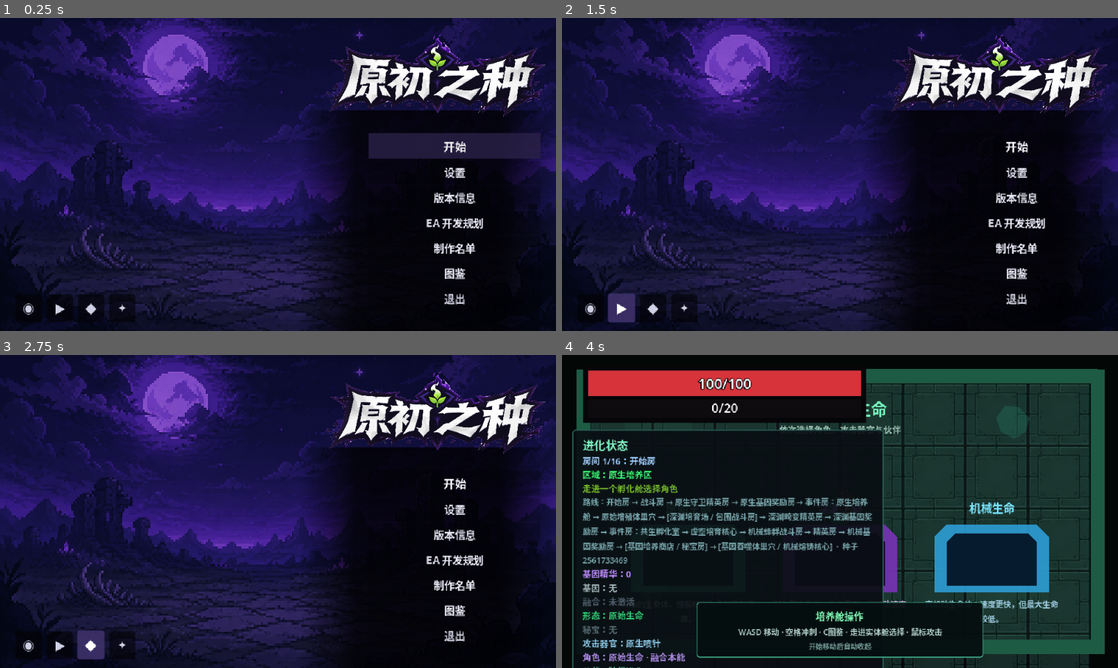
Above: before the commit, frames 1-4 (two rows, left to right).
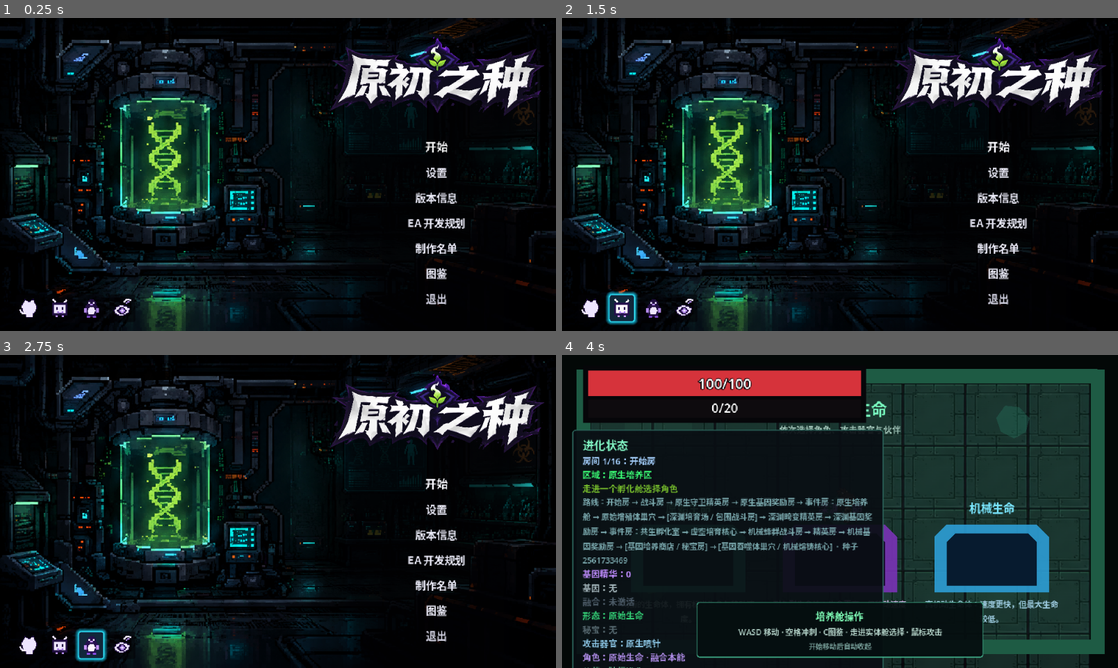
Above: after the commit, the same moments.

Repository: LIJUNCAN1/-Roguelike
Game: Godot game, scene res://scenes/ui/title_screen.tscn
The game is run twice, just before and just after one commit, with the same random seed, the same clock (stepped at 60 frames per second) and the same inputs.
Inputs (mouse positions are in pixels of both pictures, inside the frame that each line leads up to):
- Up to frame 1 (0.25 s): no input
- Up to frame 2 (1.5 s): click (589, 309) at 0.5 s, where only the run before the commit has a clickable "◉"; click (623, 309) at 1.25 s, where only the run before the commit has a clickable "▶"
- Up to frame 3 (2.75 s): click (88, 646) at 2 s, where only the run before the commit has a clickable "◆"
- Up to frame 4 (4 s): click (684, 646) at 2.75 s, where only the run before the commit has a clickable "✦"; click "开始" at 3.5 s

The runs differ from the first frame. In frame 1, 66% of the frame differs, in the area x 0-100%, y 0-100%; in frame 2, 64%; in frame 3, 64%; in frame 4, nothing differs.

Commit message:
feat: refine title screen social links

Diff:
--- /dev/null
+++ b/scenes/ui/social_link_button.tscn
@@ -0,0 +1,34 @@
+[gd_scene load_steps=4 format=3]
+
+[ext_resource type="Script" path="res://scripts/ui/social_link_button.gd" id="1_script"]
+
+[sub_resource type="StyleBoxFlat" id="StyleBoxFlat_normal"]
+bg_color = Color(0.01, 0.008, 0.02, 0.62)
+corner_radius_top_left = 3
+corner_radius_top_right = 3
+corner_radius_bottom_right = 3
+corner_radius_bottom_left = 3
+
+[sub_resource type="StyleBoxFlat" id="StyleBoxFlat_hover"]
+bg_color = Color(0.06, 0.08, 0.13, 0.88)
+border_width_left = 1
+border_width_top = 1
+border_width_right = 1
+border_width_bottom = 1
+border_color = Color(0.2, 0.9, 1, 0.95)
+corner_radius_top_left = 3
+corner_radius_top_right = 3
+corner_radius_bottom_right = 3
+corner_radius_bottom_left = 3
+shadow_color = Color(0.08, 0.78, 1, 0.75)
+shadow_size = 4
+
+[node name="SocialLinkButton" type="Button" groups=["social_icon_buttons"]]
+custom_minimum_size = Vector2(30, 30)
+theme_override_styles/normal = SubResource("StyleBoxFlat_normal")
+theme_override_styles/hover = SubResource("StyleBoxFlat_hover")
+theme_override_styles/pressed = SubResource("StyleBoxFlat_hover")
+theme_override_styles/focus = SubResource("StyleBoxFlat_hover")
+icon_alignment = 1
+vertical_icon_alignment = 1
+script = ExtResource("1_script")
--- a/scenes/ui/title_screen.tscn
+++ b/scenes/ui/title_screen.tscn
@@ -6,6 +6,11 @@
 [ext_resource type="Resource" path="res://data/rewards/prototype_gene_pool.tres" id="4_gene_pool"]
 [ext_resource type="Texture2D" uid="uid://bor2lchmr4nqv" path="res://assets/ui/title_logo.png" id="5_title_logo"]
 [ext_resource type="Texture2D" path="res://assets/ui/title_background.png" id="6_title_background"]
+[ext_resource type="Texture2D" path="res://assets/ui/social_github.png" id="7_social_github"]
+[ext_resource type="Texture2D" path="res://assets/ui/social_bilibili.png" id="8_social_bilibili"]
+[ext_resource type="Texture2D" path="res://assets/ui/social_qq.png" id="9_social_qq"]
+[ext_resource type="Texture2D" path="res://assets/ui/social_weibo.png" id="10_social_weibo"]
+[ext_resource type="PackedScene" path="res://scenes/ui/social_link_button.tscn" id="11_social_button"]
 
 [sub_resource type="SystemFont" id="SystemFont_bold"]
 font_names = PackedStringArray("Microsoft YaHei UI", "Noto Sans CJK SC", "Arial")
@@ -37,6 +42,10 @@
 
 [sub_resource type="StyleBoxFlat" id="StyleBoxFlat_button_hover"]
 bg_color = Color(0.18, 0.14, 0.3, 0.74)
+content_margin_left = 12.0
+content_margin_right = 12.0
+
+[sub_resource type="StyleBoxEmpty" id="StyleBoxEmpty_main_button"]
 content_margin_left = 12.0
 content_margin_right = 12.0
 
@@ -54,20 +63,6 @@
 shadow_color = Color(0, 0, 0, 0.65)
 shadow_size = 12
 
-[sub_resource type="StyleBoxFlat" id="StyleBoxFlat_social"]
-bg_color = Color(0.01, 0.008, 0.02, 0.62)
-corner_radius_top_left = 3
-corner_radius_top_right = 3
-corner_radius_bottom_right = 3
-corner_radius_bottom_left = 3
-
-[sub_resource type="StyleBoxFlat" id="StyleBoxFlat_social_hover"]
-bg_color = Color(0.22, 0.18, 0.36, 0.88)
-corner_radius_top_left = 3
-corner_radius_top_right = 3
-corner_radius_bottom_right = 3
-corner_radius_bottom_left = 3
-
 [node name="TitleScreen" type="Node2D" unique_id=1701984781]
 script = ExtResource("1_script")
 
@@ -133,7 +128,7 @@
 
 [node name="MenuBackdrop" type="TextureRect" parent="Interface"]
 offset_left = 344.0
-offset_top = 106.0
+offset_top = 56.0
 offset_right = 640.0
 offset_bottom = 360.0
 mouse_filter = 2
@@ -173,9 +168,9 @@
 horizontal_alignment = 1
 
 [node name="Menu" type="PanelContainer" parent="Interface" unique_id=1233610578]
-offset_left = 424.0
+offset_left = 403.0
 offset_top = 124.0
-offset_right = 622.0
+offset_right = 601.0
 offset_bottom = 344.0
 theme_override_styles/panel = SubResource("StyleBoxFlat_menu")
 
@@ -191,10 +186,10 @@
 theme_override_colors/font_hover_color = Color(1, 1, 1, 1)
 theme_override_fonts/font = SubResource("SystemFont_bold")
 theme_override_font_sizes/font_size = 13
-theme_override_styles/normal = SubResource("StyleBoxFlat_button")
-theme_override_styles/pressed = SubResource("StyleBoxFlat_button_pressed")
-theme_override_styles/hover = SubResource("StyleBoxFlat_button_hover")
-theme_override_styles/focus = SubResource("StyleBoxFlat_button_hover")
+theme_override_styles/normal = SubResource("StyleBoxEmpty_main_button")
+theme_override_styles/pressed = SubResource("StyleBoxEmpty_main_button")
+theme_override_styles/hover = SubResource("StyleBoxEmpty_main_button")
+theme_override_styles/focus = SubResource("StyleBoxEmpty_main_button")
 text = "开始"
 
 [node name="SettingsButton" type="Button" parent="Interface/Menu/Content" unique_id=1389030782]
@@ -203,10 +198,10 @@
 theme_override_colors/font_color = Color(0.92, 0.92, 0.97, 1)
 theme_override_fonts/font = SubResource("SystemFont_bold")
 theme_override_font_sizes/font_size = 12
-theme_override_styles/normal = SubResource("StyleBoxFlat_button")
-theme_override_styles/pressed = SubResource("StyleBoxFlat_button_pressed")
-theme_override_styles/hover = SubResource("StyleBoxFlat_button_hover")
-theme_override_styles/focus = SubResource("StyleBoxFlat_button_hover")
+theme_override_styles/normal = SubResource("StyleBoxEmpty_main_button")
+theme_override_styles/pressed = SubResource("StyleBoxEmpty_main_button")
+theme_override_styles/hover = SubResource("StyleBoxEmpty_main_button")
+theme_override_styles/focus = SubResource("StyleBoxEmpty_main_button")
 text = "设置"
 
 [node name="VersionButton" type="Button" parent="Interface/Menu/Content"]
@@ -215,10 +210,10 @@
 theme_override_colors/font_color = Color(0.92, 0.92, 0.97, 1)
 theme_override_fonts/font = SubResource("SystemFont_bold")
 theme_override_font_sizes/font_size = 12
-theme_override_styles/normal = SubResource("StyleBoxFlat_button")
-theme_override_styles/pressed = SubResource("StyleBoxFlat_button_pressed")
-theme_override_styles/hover = SubResource("StyleBoxFlat_button_hover")
-theme_override_styles/focus = SubResource("StyleBoxFlat_button_hover")
+theme_override_styles/normal = SubResource("StyleBoxEmpty_main_button")
+theme_override_styles/pressed = SubResource("StyleBoxEmpty_main_button")
+theme_override_styles/hover = SubResource("StyleBoxEmpty_main_button")
+theme_override_styles/focus = SubResource("StyleBoxEmpty_main_button")
 text = "版本信息"
 
 [node name="RoadmapButton" type="Button" parent="Interface/Menu/Content"]
@@ -227,10 +222,10 @@
 theme_override_colors/font_color = Color(0.92, 0.92, 0.97, 1)
 theme_override_fonts/font = SubResource("SystemFont_bold")
 theme_override_font_sizes/font_size = 12
-theme_override_styles/normal = SubResource("StyleBoxFlat_button")
-theme_override_styles/pressed = SubResource("StyleBoxFlat_button_pressed")
-theme_override_styles/hover = SubResource("StyleBoxFlat_button_hover")
-theme_override_styles/focus = SubResource("StyleBoxFlat_button_hover")
+theme_override_styles/normal = SubResource("StyleBoxEmpty_main_button")
+theme_override_styles/pressed = SubResource("StyleBoxEmpty_main_button")
+theme_override_styles/hover = SubResource("StyleBoxEmpty_main_button")
+theme_override_styles/focus = SubResource("StyleBoxEmpty_main_button")
 text = "EA 开发规划"
 
 [node name="CreditsButton" type="Button" parent="Interface/Menu/Content"]
@@ -239,10 +234,10 @@
 theme_override_colors/font_color = Color(0.92, 0.92, 0.97, 1)
 theme_override_fonts/font = SubResource("SystemFont_bold")
 theme_override_font_sizes/font_size = 12
-theme_override_styles/normal = SubResource("StyleBoxFlat_button")
-theme_override_styles/pressed = SubResource("StyleBoxFlat_button_pressed")
-theme_override_styles/hover = SubResource("StyleBoxFlat_button_hover")
-theme_override_styles/focus = SubResource("StyleBoxFlat_button_hover")
+theme_override_styles/normal = SubResource("StyleBoxEmpty_main_button")
+theme_override_styles/pressed = SubResource("StyleBoxEmpty_main_button")
+theme_override_styles/hover = SubResource("StyleBoxEmpty_main_button")
+theme_override_styles/focus = SubResource("StyleBoxEmpty_main_button")
 text = "制作名单"
 
 [node name="CodexButton" type="Button" parent="Interface/Menu/Content" unique_id=1717962536]
@@ -251,10 +246,10 @@
 theme_override_colors/font_color = Color(0.92, 0.92, 0.97, 1)
 theme_override_fonts/font = SubResource("SystemFont_bold")
 theme_override_font_sizes/font_size = 12
-theme_override_styles/normal = SubResource("StyleBoxFlat_button")
-theme_override_styles/pressed = SubResource("StyleBoxFlat_button_pressed")
-theme_override_styles/hover = SubResource("StyleBoxFlat_button_hover")
-theme_override_styles/focus = SubResource("StyleBoxFlat_button_hover")
+theme_override_styles/normal = SubResource("StyleBoxEmpty_main_button")
+theme_override_styles/pressed = SubResource("StyleBoxEmpty_main_button")
+theme_override_styles/hover = SubResource("StyleBoxEmpty_main_button")
+theme_override_styles/focus = SubResource("StyleBoxEmpty_main_button")
 text = "图鉴"
 
 [node name="QuitButton" type="Button" parent="Interface/Menu/Content" unique_id=666523798]
@@ -263,10 +258,10 @@
 theme_override_colors/font_color = Color(0.82, 0.82, 0.88, 1)
 theme_override_fonts/font = SubResource("SystemFont_bold")
 theme_override_font_sizes/font_size = 12
-theme_override_styles/normal = SubResource("StyleBoxFlat_button")
-theme_override_styles/pressed = SubResource("StyleBoxFlat_button_pressed")
-theme_override_styles/hover = SubResource("StyleBoxFlat_button_hover")
-theme_override_styles/focus = SubResource("StyleBoxFlat_button_hover")
+theme_override_styles/normal = SubResource("StyleBoxEmpty_main_button")
+theme_override_styles/pressed = SubResource("StyleBoxEmpty_main_button")
+theme_override_styles/hover = SubResource("StyleBoxEmpty_main_button")
+theme_override_styles/focus = SubResource("StyleBoxEmpty_main_button")
 text = "退出"
 
 [node name="SocialIcons" type="HBoxContainer" parent="Interface"]
@@ -276,57 +271,25 @@
 offset_bottom = 350.0
 theme_override_constants/separation = 6
 
-[node name="Social1" type="Button" parent="Interface/SocialIcons"]
-custom_minimum_size = Vector2(30, 30)
-layout_mode = 2
-tooltip_text = "官方社区（占位）"
-theme_override_colors/font_color = Color(0.82, 0.82, 0.9, 1)
-theme_override_fonts/font = SubResource("SystemFont_bold")
-theme_override_font_sizes/font_size = 13
-theme_override_styles/normal = SubResource("StyleBoxFlat_social")
-theme_override_styles/hover = SubResource("StyleBoxFlat_social_hover")
-theme_override_styles/pressed = SubResource("StyleBoxFlat_social_hover")
-theme_override_styles/focus = SubResource("StyleBoxFlat_social_hover")
-text = "◉"
-
-[node name="Social2" type="Button" parent="Interface/SocialIcons"]
-custom_minimum_size = Vector2(30, 30)
-layout_mode = 2
-tooltip_text = "视频主页（占位）"
-theme_override_colors/font_color = Color(0.82, 0.82, 0.9, 1)
-theme_override_fonts/font = SubResource("SystemFont_bold")
-theme_override_font_sizes/font_size = 13
-theme_override_styles/normal = SubResource("StyleBoxFlat_social")
-theme_override_styles/hover = SubResource("StyleBoxFlat_social_hover")
-theme_override_styles/pressed = SubResource("StyleBoxFlat_social_hover")
-theme_override_styles/focus = SubResource("StyleBoxFlat_social_hover")
-text = "▶"
-
-[node name="Social3" type="Button" parent="Interface/SocialIcons"]
-custom_minimum_size = Vector2(30, 30)
-layout_mode = 2
-tooltip_text = "社交媒体（占位）"
-theme_override_colors/font_color = Color(0.82, 0.82, 0.9, 1)
-theme_override_fonts/font = SubResource("SystemFont_bold")
-theme_override_font_sizes/font_size = 13
-theme_override_styles/normal = SubResource("StyleBoxFlat_social")
-theme_override_styles/hover = SubResource("StyleBoxFlat_social_hover")
-theme_override_styles/pressed = SubResource("StyleBoxFlat_social_hover")
-theme_override_styles/focus = SubResource("StyleBoxFlat_social_hover")
-text = "◆"
-
-[node name="Social4" type="Button" parent="Interface/SocialIcons"]
-custom_minimum_size = Vector2(30, 30)
-layout_mode = 2
-tooltip_text = "官方网站（占位）"
-theme_override_colors/font_color = Color(0.82, 0.82, 0.9, 1)
-theme_override_fonts/font = SubResource("SystemFont_bold")
-theme_override_font_sizes/font_size = 13
-theme_override_styles/normal = SubResource("StyleBoxFlat_social")
-theme_override_styles/hover = SubResource("StyleBoxFlat_social_hover")
-theme_override_styles/pressed = SubResource("StyleBoxFlat_social_hover")
-theme_override_styles/focus = SubResource("StyleBoxFlat_social_hover")
-text = "✦"
+[node name="GitHubButton" parent="Interface/SocialIcons" instance=ExtResource("11_social_button")]
+layout_mode = 2
+social_name = "GitHub"
+icon_texture = ExtResource("7_social_github")
+
+[node name="BilibiliButton" parent="Interface/SocialIcons" instance=ExtResource("11_social_button")]
+layout_mode = 2
+social_name = "哔哩哔哩"
+icon_texture = ExtResource("8_social_bilibili")
+
+[node name="QQButton" parent="Interface/SocialIcons" instance=ExtResource("11_social_button")]
+layout_mode = 2
+social_name = "QQ"
+icon_texture = ExtResource("9_social_qq")
+
+[node name="WeiboButton" parent="Interface/SocialIcons" instance=ExtResource("11_social_button")]
+layout_mode = 2
+social_name = "微博"
+icon_texture = ExtResource("10_social_weibo")
 
 [node name="SettingsPanel" type="PanelContainer" parent="Interface"]
 visible = false
--- /dev/null
+++ b/scripts/ui/social_link_button.gd
@@ -0,0 +1,19 @@
+class_name SocialLinkButton
+extends Button
+
+@export var social_name: String = "社交链接"
+@export var icon_texture: Texture2D
+@export var link_url: String = ""
+
+
+func _ready() -> void:
+	add_to_group("social_icon_buttons")
+	icon = icon_texture
+	tooltip_text = social_name
+	pressed.connect(open_link)
+
+
+func open_link() -> void:
+	if link_url.strip_edges().is_empty():
+		return
+	OS.shell_open(link_url)
--- a/scripts/ui/title_screen.gd
+++ b/scripts/ui/title_screen.gd
@@ -119,7 +119,10 @@
 			previous.kill()
 	var tween := create_tween().set_parallel(true)
 	button_tweens[button] = tween
-	var target_scale := Vector2(1.045, 1.045) if is_active else Vector2.ONE
+	var is_social_icon := button.is_in_group("social_icon_buttons")
+	var target_scale := Vector2.ONE
+	if not is_social_icon and is_active:
+		target_scale = Vector2(1.045, 1.045)
 	var target_color := Color(1.12, 1.08, 1.18, 1) if is_active else Color.WHITE
 	tween.tween_property(button, "scale", target_scale, 0.13).set_trans(
 		Tween.TRANS_QUAD
Binary file added: assets/ui/social_bilibili.png
Not shown, added: assets/ui/social_bilibili.png.import
Binary file added: assets/ui/social_github.png
Not shown, added: assets/ui/social_github.png.import
Binary file added: assets/ui/social_qq.png
Not shown, added: assets/ui/social_qq.png.import
Binary file added: assets/ui/social_weibo.png
Not shown, added: assets/ui/social_weibo.png.import
Binary file changed: assets/ui/title_background.png
Binary file changed: assets/ui/title_logo.png
